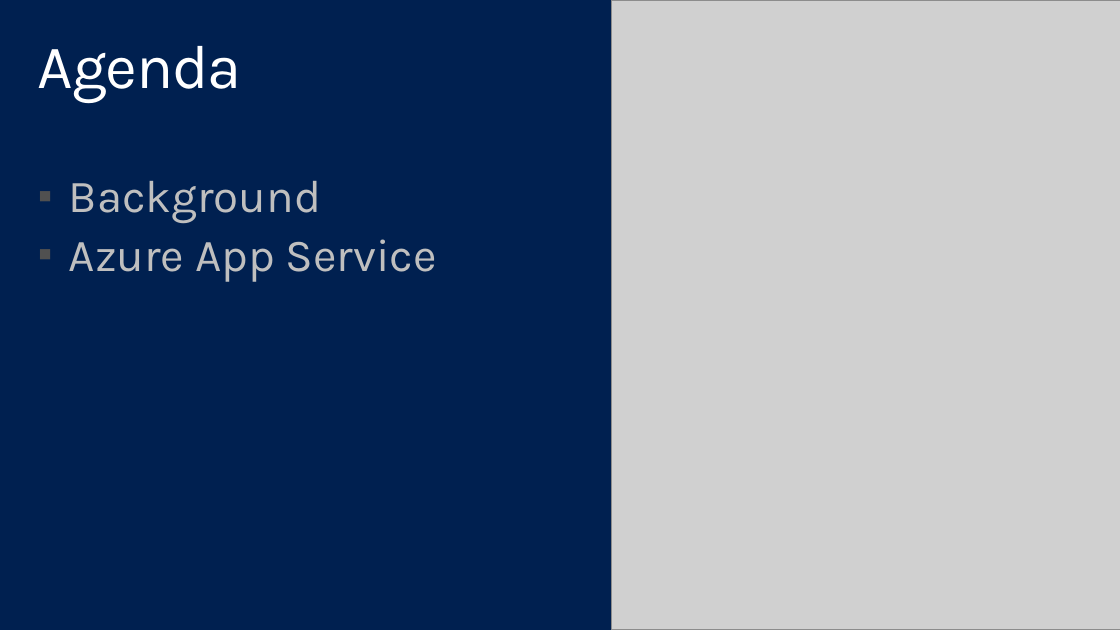
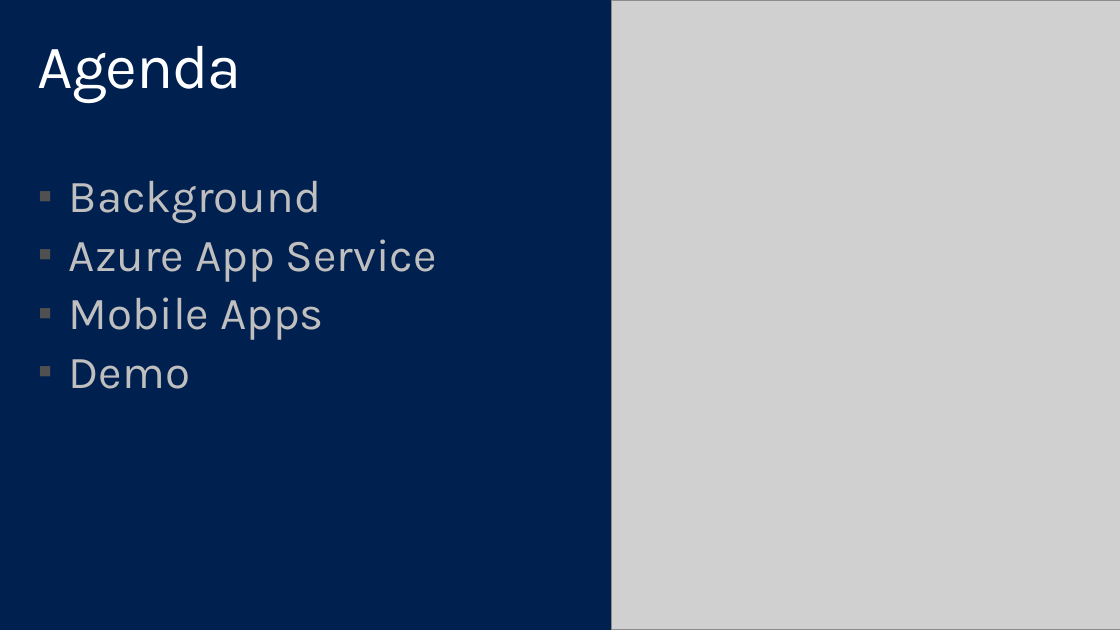
Before and after one commit to kunal-chowdhury/Public-Speakings, a slide deck: slide 2 of 12-Nov-2016, Microsoft Azure MVP Bootcamp/Azure App Services and Universal Windows Platform.pptx. Drawn at 1120x630 pixels with LibreOffice and Linux fonts; fonts in the diff are those of the drawing; grey boxes stand for pictures; background and template pictures are left out. Boxes give left, top, right and bottom in pixels: in the first picture for what was removed or moved away, otherwise in the second. Text is boxed around its words. In the diff, an @@ line names an element or a change of style, - is before the commit and + after.

```diff
--- a/12-Nov-2016, Microsoft Azure MVP Bootcamp/Azure App Services and Universal Windows Platform.pptx
+++ b/12-Nov-2016, Microsoft Azure MVP Bootcamp/Azure App Services and Universal Windows Platform.pptx
@@ text at (x1=69, y1=297, x2=324, y2=389): paragraphs added @@
+▪ Mobile Apps
+▪ Demo
```
Also in this commit, not shown: 2 other slides changed, 14 slides added, 4 slides removed.
